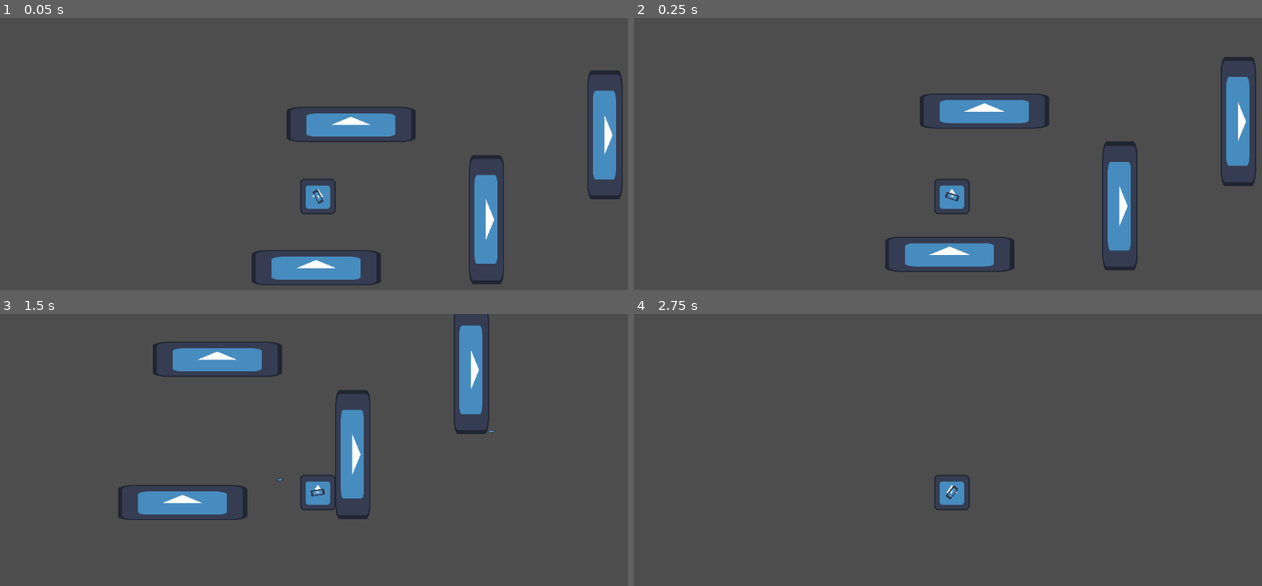
Above: before the commit, frames 1-4 (two rows, left to right).
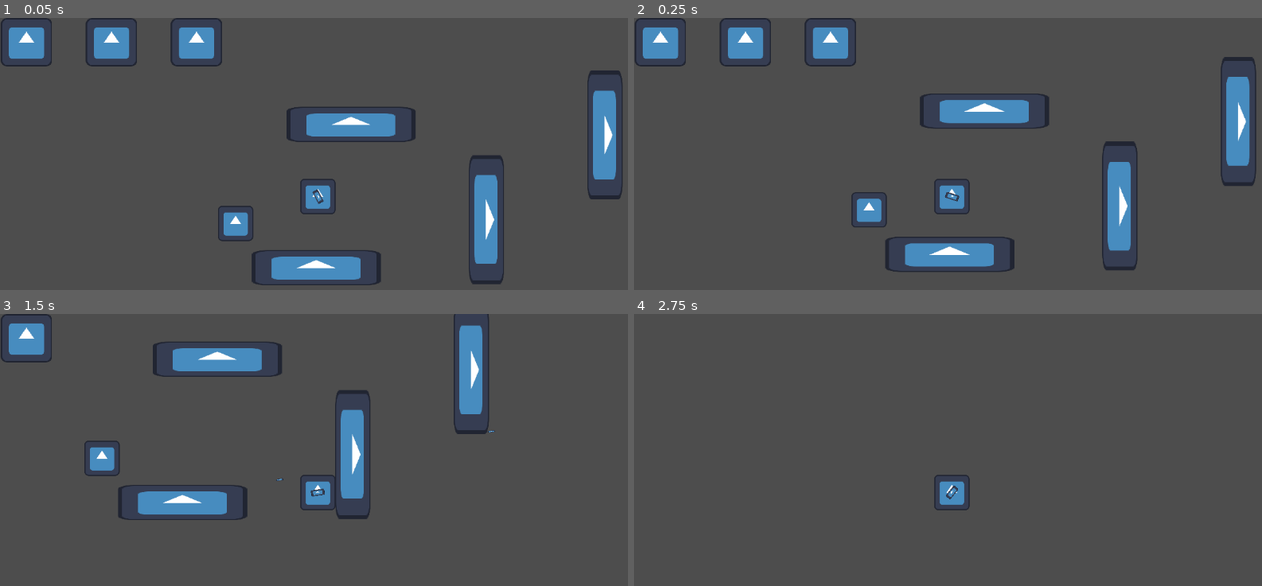
Above: after the commit, the same moments.

Repository: Sn0wy8/Haven
Game: Godot game, scene res://Scenes/main.tscn
Same seed, same stepped clock (60 frames per second), same inputs: the game is played once before the commit and once after it. The engine's default icon, where the game draws it, is replaced by a stand-in: a white triangle on a blue panel in a dark square.
Inputs (mouse positions are in pixels of both pictures, inside the frame that each line leads up to):
- Up to frame 1 (0.05 s): no input
- Up to frame 2 (0.25 s): no input
- Up to frame 3 (1.5 s): move the mouse to (458, 474) at 0.52 s; hold D (RIGHT) from 0.53 s (still down); click (458, 474) at 0.6 s; tap W (UP) at 0.77 s; move the mouse to (188, 509) at 1.27 s; click (188, 509) at 1.35 s
- Up to frame 4 (2.75 s): tap W (UP) at 1.52 s; move the mouse to (1017, 414) at 2.02 s; release D (RIGHT) at 2.03 s; hold A (LEFT) from 2.03 s (still down); click (1017, 414) at 2.1 s

The runs differ from the first frame. In frame 1, 2.9% of the frame differs, in the area x 0-41%, y 0-83%; in frame 2, 2.9%; in frame 3, 1.3%; in frame 4, nothing differs.

Commit message:
ddd

Diff:
--- /dev/null
+++ b/haven/Scenes/damage_test.tscn
@@ -0,0 +1,20 @@
+[gd_scene format=3 uid="uid://su2tlgsxnnsm"]
+
+[ext_resource type="Script" uid="uid://c53ev2josjy72" path="res://Scripts/MyHitBox.gd" id="1_k75sy"]
+[ext_resource type="Texture2D" uid="uid://uelvhslkv8pv" path="res://icon.svg" id="2_0k7rm"]
+
+[sub_resource type="RectangleShape2D" id="RectangleShape2D_0ag75"]
+size = Vector2(129, 130)
+
+[node name="damage test" type="Node2D" unique_id=669301743]
+
+[node name="MyHitBox" type="Area2D" parent="." unique_id=478557011]
+script = ExtResource("1_k75sy")
+metadata/_custom_type_script = "uid://c53ev2josjy72"
+
+[node name="CollisionShape2D" type="CollisionShape2D" parent="MyHitBox" unique_id=292598336]
+position = Vector2(0.5, 0)
+shape = SubResource("RectangleShape2D_0ag75")
+
+[node name="Sprite2D" type="Sprite2D" parent="." unique_id=348857586]
+texture = ExtResource("2_0k7rm")
--- a/haven/Scenes/main.tscn
+++ b/haven/Scenes/main.tscn
@@ -3,6 +3,7 @@
 [ext_resource type="PackedScene" uid="uid://b4locmxaumksb" path="res://Scenes/player.tscn" id="1_ig7tw"]
 [ext_resource type="PackedScene" uid="uid://ceu31quos2umr" path="res://Scenes/platform.tscn" id="2_0xm2m"]
 [ext_resource type="PackedScene" uid="uid://b5ki2hegdeobu" path="res://Scenes/breakable_platform.tscn" id="3_h2yge"]
+[ext_resource type="PackedScene" uid="uid://su2tlgsxnnsm" path="res://Scenes/damage_test.tscn" id="4_jjvhh"]
 
 [node name="main" type="Node2D" unique_id=11614573]
 
@@ -22,3 +23,6 @@
 
 [node name="breakable_platform" parent="." unique_id=688448539 instance=ExtResource("3_h2yge")]
 position = Vector2(425, -80)
+
+[node name="damage test" parent="." unique_id=669301743 instance=ExtResource("4_jjvhh")]
+position = Vector2(177, 279)
--- a/haven/Scenes/player.tscn
+++ b/haven/Scenes/player.tscn
@@ -34,3 +34,36 @@
 
 [node name="CollisionShape2D" type="CollisionShape2D" parent="MyHurtBox" unique_id=650390589]
 shape = SubResource("RectangleShape2D_fkybt")
+
+[node name="health_bar" type="CanvasLayer" parent="." unique_id=1029350546]
+
+[node name="HBoxContainer" type="HBoxContainer" parent="health_bar" unique_id=1546773776]
+offset_right = 40.0
+offset_bottom = 40.0
+
+[node name="heart" type="TextureRect" parent="health_bar/HBoxContainer" unique_id=1023195131]
+custom_minimum_size = Vector2(150.305, 0)
+layout_mode = 2
+
+[node name="heart" type="Sprite2D" parent="health_bar/HBoxContainer/heart" unique_id=105763785]
+position = Vector2(48, 44)
+scale = Vector2(0.7265625, 0.6875)
+texture = ExtResource("2_vgqql")
+
+[node name="heart2" type="TextureRect" parent="health_bar/HBoxContainer" unique_id=924898117]
+custom_minimum_size = Vector2(150.305, 0)
+layout_mode = 2
+
+[node name="heart" type="Sprite2D" parent="health_bar/HBoxContainer/heart2" unique_id=1493094175]
+position = Vector2(48, 44)
+scale = Vector2(0.7265625, 0.6875)
+texture = ExtResource("2_vgqql")
+
+[node name="heart3" type="TextureRect" parent="health_bar/HBoxContainer" unique_id=963846076]
+custom_minimum_size = Vector2(150.305, 0)
+layout_mode = 2
+
+[node name="heart" type="Sprite2D" parent="health_bar/HBoxContainer/heart3" unique_id=1873137758]
+position = Vector2(48, 44)
+scale = Vector2(0.7265625, 0.6875)
+texture = ExtResource("2_vgqql")
--- a/haven/Scripts/player.gd
+++ b/haven/Scripts/player.gd
@@ -20,9 +20,9 @@
 const GRAVITY = 900
 
 func _ready() -> void:
-	var hearts_parents = $CanvasLayer/HBoxContainer
-#	for child in hearts_parents.get_children():
-#		hearts_list.append(child)
+	var hearts_parents = $health_bar/HBoxContainer
+	for child in hearts_parents.get_children():
+		hearts_list.append(child)
 	print(hearts_list)
 
 func _physics_process(delta: float) -> void:
@@ -58,6 +58,13 @@
 	gun.look_at(get_global_mouse_position())
 
 func take_damage(delta: float) -> void:
-	health -= 1
-	if health == 0:
+	if health > 0:
+		health -= 1
+		update_heart_display()
+
+	if  health == 0:
 		print("DEAD")
+
+func update_heart_display():
+	for i in range(hearts_list.size()):
+		hearts_list[i].visible = i < health
